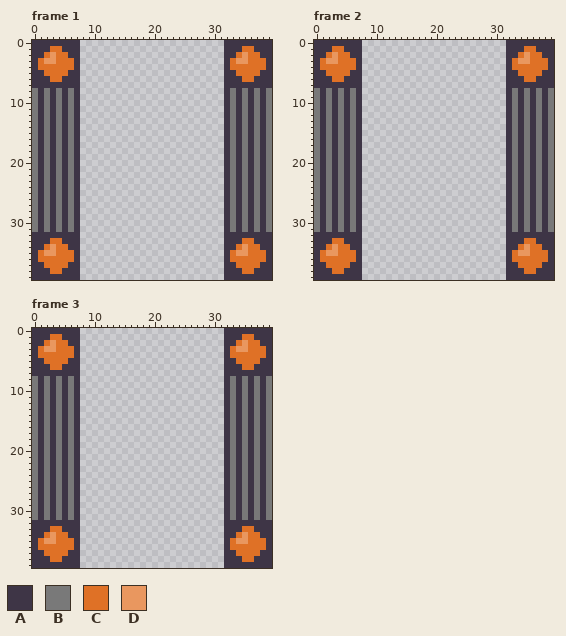
One commit to this pixel-art file: textures/belt.aseprite. Above is the file before it was changed.
40x40 pixels, 4 frames. Shown: frame 1, frame 2, frame 3. The commit also changed other frames, which this record leaves out.
Visible layers, top first: "choice_highlight", "choice".
Palette (. is transparent): A #3e3546  B #797979  C #df7126  D #e9975f
Pixels before, frame 1, first column x 0:
 0 AAAAAAAA........................AAAAAAAA
 1 AAACCAAA........................AAACCAAA
 2 AACDCCAA........................AACDCCAA
 3 ACDDCCCA........................ACDDCCCA
 4 ACCCCCCA........................ACCCCCCA
 5 AACCCCAA........................AACCCCAA
 6 AAACCAAA........................AAACCAAA
 7 AAAAAAAA........................AAAAAAAA
 8 BABABABA........................ABABABAB
 9 BABABABA........................ABABABAB
10 BABABABA........................ABABABAB
11 BABABABA........................ABABABAB
12 BABABABA........................ABABABAB
13 BABABABA........................ABABABAB
14 BABABABA........................ABABABAB
15 BABABABA........................ABABABAB
16 BABABABA........................ABABABAB
17 BABABABA........................ABABABAB
18 BABABABA........................ABABABAB
19 BABABABA........................ABABABAB
20 BABABABA........................ABABABAB
21 BABABABA........................ABABABAB
22 BABABABA........................ABABABAB
23 BABABABA........................ABABABAB
24 BABABABA........................ABABABAB
25 BABABABA........................ABABABAB
26 BABABABA........................ABABABAB
27 BABABABA........................ABABABAB
28 BABABABA........................ABABABAB
29 BABABABA........................ABABABAB
30 BABABABA........................ABABABAB
31 BABABABA........................ABABABAB
32 AAAAAAAA........................AAAAAAAA
33 AAACCAAA........................AAACCAAA
34 AACDCCAA........................AACDCCAA
35 ACDDCCCA........................ACDDCCCA
36 ACCCCCCA........................ACCCCCCA
37 AACCCCAA........................AACCCCAA
38 AAACCAAA........................AAACCAAA
39 AAAAAAAA........................AAAAAAAA
Pixels before, frame 2, first column x 0:
 0 AAAAAAAA........................AAAAAAAA
 1 AAACCAAA........................AAACCAAA
 2 AACDCCAA........................AACDCCAA
 3 ACDDCCCA........................ACDDCCCA
 4 ACCCCCCA........................ACCCCCCA
 5 AACCCCAA........................AACCCCAA
 6 AAACCAAA........................AAACCAAA
 7 AAAAAAAA........................AAAAAAAA
 8 BABABABA........................ABABABAB
 9 BABABABA........................ABABABAB
10 BABABABA........................ABABABAB
11 BABABABA........................ABABABAB
12 BABABABA........................ABABABAB
13 BABABABA........................ABABABAB
14 BABABABA........................ABABABAB
15 BABABABA........................ABABABAB
16 BABABABA........................ABABABAB
17 BABABABA........................ABABABAB
18 BABABABA........................ABABABAB
19 BABABABA........................ABABABAB
20 BABABABA........................ABABABAB
21 BABABABA........................ABABABAB
22 BABABABA........................ABABABAB
23 BABABABA........................ABABABAB
24 BABABABA........................ABABABAB
25 BABABABA........................ABABABAB
26 BABABABA........................ABABABAB
27 BABABABA........................ABABABAB
28 BABABABA........................ABABABAB
29 BABABABA........................ABABABAB
30 BABABABA........................ABABABAB
31 BABABABA........................ABABABAB
32 AAAAAAAA........................AAAAAAAA
33 AAACCAAA........................AAACCAAA
34 AACDCCAA........................AACDCCAA
35 ACDDCCCA........................ACDDCCCA
36 ACCCCCCA........................ACCCCCCA
37 AACCCCAA........................AACCCCAA
38 AAACCAAA........................AAACCAAA
39 AAAAAAAA........................AAAAAAAA
Pixels before, frame 3, first column x 0:
 0 AAAAAAAA........................AAAAAAAA
 1 AAACCAAA........................AAACCAAA
 2 AACDCCAA........................AACDCCAA
 3 ACDDCCCA........................ACDDCCCA
 4 ACCCCCCA........................ACCCCCCA
 5 AACCCCAA........................AACCCCAA
 6 AAACCAAA........................AAACCAAA
 7 AAAAAAAA........................AAAAAAAA
 8 BABABABA........................ABABABAB
 9 BABABABA........................ABABABAB
10 BABABABA........................ABABABAB
11 BABABABA........................ABABABAB
12 BABABABA........................ABABABAB
13 BABABABA........................ABABABAB
14 BABABABA........................ABABABAB
15 BABABABA........................ABABABAB
16 BABABABA........................ABABABAB
17 BABABABA........................ABABABAB
18 BABABABA........................ABABABAB
19 BABABABA........................ABABABAB
20 BABABABA........................ABABABAB
21 BABABABA........................ABABABAB
22 BABABABA........................ABABABAB
23 BABABABA........................ABABABAB
24 BABABABA........................ABABABAB
25 BABABABA........................ABABABAB
26 BABABABA........................ABABABAB
27 BABABABA........................ABABABAB
28 BABABABA........................ABABABAB
29 BABABABA........................ABABABAB
30 BABABABA........................ABABABAB
31 BABABABA........................ABABABAB
32 AAAAAAAA........................AAAAAAAA
33 AAACCAAA........................AAACCAAA
34 AACDCCAA........................AACDCCAA
35 ACDDCCCA........................ACDDCCCA
36 ACCCCCCA........................ACCCCCCA
37 AACCCCAA........................AACCCCAA
38 AAACCAAA........................AAACCAAA
39 AAAAAAAA........................AAAAAAAA
The same view after the edit:
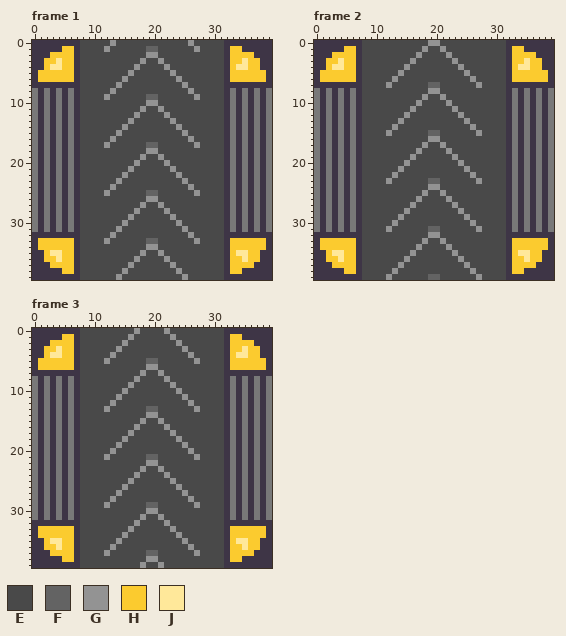
Colours new in this view: E #494949  F #636363  G #939393  H #fbcb2f  J #ffe89a
Commit message: [textures] improved belt choice texture
What changed:
layer "belt" now shown
layer "choice_highlight" now hidden
Changed rows in their new state; - is an unchanged pixel.
Frame 1:
first column x 1:
 0 -------EEEEEGEEEEEEEEEEEEGEEEEE-------
 1 --AAHH-EEEEGEEEEEEFFEEEEEEGEEEE-HHAA--
 2 -AHHHH-EEEEEEEEEEEGGEEEEEEEEEEE-HHHHA-
 3 AHHJHH-EEEEEEEEEEGEEGEEEEEEEEEE-HHJHHA
 4 AHJJHH-EEEEEEEEEGEEEEGEEEEEEEEE-HJJHHA
 5 HHHHHH-EEEEEEEEGEEEEEEGEEEEEEEE-HHHHHH
 6 HHHHHH-EEEEEEEGEEEEEEEEGEEEEEEE-HHHHHH
 7 -------EEEEEEGEEEEEEEEEEGEEEEEE-------
 8 -------EEEEEGEEEEEEEEEEEEGEEEEE-------
 9 -------EEEEGEEEEEEFFEEEEEEGEEEE-------
10 -------EEEEEEEEEEEGGEEEEEEEEEEE-------
11 -------EEEEEEEEEEGEEGEEEEEEEEEE-------
12 -------EEEEEEEEEGEEEEGEEEEEEEEE-------
13 -------EEEEEEEEGEEEEEEGEEEEEEEE-------
14 -------EEEEEEEGEEEEEEEEGEEEEEEE-------
15 -------EEEEEEGEEEEEEEEEEGEEEEEE-------
16 -------EEEEEGEEEEEEEEEEEEGEEEEE-------
17 -------EEEEGEEEEEEFFEEEEEEGEEEE-------
18 -------EEEEEEEEEEEGGEEEEEEEEEEE-------
19 -------EEEEEEEEEEGEEGEEEEEEEEEE-------
20 -------EEEEEEEEEGEEEEGEEEEEEEEE-------
21 -------EEEEEEEEGEEEEEEGEEEEEEEE-------
22 -------EEEEEEEGEEEEEEEEGEEEEEEE-------
23 -------EEEEEEGEEEEEEEEEEGEEEEEE-------
24 -------EEEEEGEEEEEEEEEEEEGEEEEE-------
25 -------EEEEGEEEEEEFFEEEEEEGEEEE-------
26 -------EEEEEEEEEEEGGEEEEEEEEEEE-------
27 -------EEEEEEEEEEGEEGEEEEEEEEEE-------
28 -------EEEEEEEEEGEEEEGEEEEEEEEE-------
29 -------EEEEEEEEGEEEEEEGEEEEEEEE-------
30 -------EEEEEEEGEEEEEEEEGEEEEEEE-------
31 -------EEEEEEGEEEEEEEEEEGEEEEEE-------
32 -------EEEEEGEEEEEEEEEEEEGEEEEE-------
33 HHHHHH-EEEEGEEEEEEFFEEEEEEGEEEE-HHHHHH
34 HHHHHH-EEEEEEEEEEEGGEEEEEEEEEEE-HHHHHH
35 AHJJHH-EEEEEEEEEEGEEGEEEEEEEEEE-HJJHHA
36 AHHJHH-EEEEEEEEEGEEEEGEEEEEEEEE-HHJHHA
37 -AHHHH-EEEEEEEEGEEEEEEGEEEEEEEE-HHHHA-
38 --AAHH-EEEEEEEGEEEEEEEEGEEEEEEE-HHAA--
39 -------EEEEEEGEEEEEEEEEEGEEEEEE-------
Frame 2:
first column x 1:
 0 -------EEEEEEEEEEEGGEEEEEEEEEEE-------
 1 --AAHH-EEEEEEEEEEGEEGEEEEEEEEEE-HHAA--
 2 -AHHHH-EEEEEEEEEGEEEEGEEEEEEEEE-HHHHA-
 3 AHHJHH-EEEEEEEEGEEEEEEGEEEEEEEE-HHJHHA
 4 AHJJHH-EEEEEEEGEEEEEEEEGEEEEEEE-HJJHHA
 5 HHHHHH-EEEEEEGEEEEEEEEEEGEEEEEE-HHHHHH
 6 HHHHHH-EEEEEGEEEEEEEEEEEEGEEEEE-HHHHHH
 7 -------EEEEGEEEEEEFFEEEEEEGEEEE-------
 8 -------EEEEEEEEEEEGGEEEEEEEEEEE-------
 9 -------EEEEEEEEEEGEEGEEEEEEEEEE-------
10 -------EEEEEEEEEGEEEEGEEEEEEEEE-------
11 -------EEEEEEEEGEEEEEEGEEEEEEEE-------
12 -------EEEEEEEGEEEEEEEEGEEEEEEE-------
13 -------EEEEEEGEEEEEEEEEEGEEEEEE-------
14 -------EEEEEGEEEEEEEEEEEEGEEEEE-------
15 -------EEEEGEEEEEEFFEEEEEEGEEEE-------
16 -------EEEEEEEEEEEGGEEEEEEEEEEE-------
17 -------EEEEEEEEEEGEEGEEEEEEEEEE-------
18 -------EEEEEEEEEGEEEEGEEEEEEEEE-------
19 -------EEEEEEEEGEEEEEEGEEEEEEEE-------
20 -------EEEEEEEGEEEEEEEEGEEEEEEE-------
21 -------EEEEEEGEEEEEEEEEEGEEEEEE-------
22 -------EEEEEGEEEEEEEEEEEEGEEEEE-------
23 -------EEEEGEEEEEEFFEEEEEEGEEEE-------
24 -------EEEEEEEEEEEGGEEEEEEEEEEE-------
25 -------EEEEEEEEEEGEEGEEEEEEEEEE-------
26 -------EEEEEEEEEGEEEEGEEEEEEEEE-------
27 -------EEEEEEEEGEEEEEEGEEEEEEEE-------
28 -------EEEEEEEGEEEEEEEEGEEEEEEE-------
29 -------EEEEEEGEEEEEEEEEEGEEEEEE-------
30 -------EEEEEGEEEEEEEEEEEEGEEEEE-------
31 -------EEEEGEEEEEEFFEEEEEEGEEEE-------
32 -------EEEEEEEEEEEGGEEEEEEEEEEE-------
33 HHHHHH-EEEEEEEEEEGEEGEEEEEEEEEE-HHHHHH
34 HHHHHH-EEEEEEEEEGEEEEGEEEEEEEEE-HHHHHH
35 AHJJHH-EEEEEEEEGEEEEEEGEEEEEEEE-HJJHHA
36 AHHJHH-EEEEEEEGEEEEEEEEGEEEEEEE-HHJHHA
37 -AHHHH-EEEEEEGEEEEEEEEEEGEEEEEE-HHHHA-
38 --AAHH-EEEEEGEEEEEEEEEEEEGEEEEE-HHAA--
39 -------EEEEGEEEEEEFFEEEEEEGEEEE-------
Frame 3:
first column x 1:
 0 -------EEEEEEEEEGEEEEGEEEEEEEEE-------
 1 --AAHH-EEEEEEEEGEEEEEEGEEEEEEEE-HHAA--
 2 -AHHHH-EEEEEEEGEEEEEEEEGEEEEEEE-HHHHA-
 3 AHHJHH-EEEEEEGEEEEEEEEEEGEEEEEE-HHJHHA
 4 AHJJHH-EEEEEGEEEEEEEEEEEEGEEEEE-HJJHHA
 5 HHHHHH-EEEEGEEEEEEFFEEEEEEGEEEE-HHHHHH
 6 HHHHHH-EEEEEEEEEEEGGEEEEEEEEEEE-HHHHHH
 7 -------EEEEEEEEEEGEEGEEEEEEEEEE-------
 8 -------EEEEEEEEEGEEEEGEEEEEEEEE-------
 9 -------EEEEEEEEGEEEEEEGEEEEEEEE-------
10 -------EEEEEEEGEEEEEEEEGEEEEEEE-------
11 -------EEEEEEGEEEEEEEEEEGEEEEEE-------
12 -------EEEEEGEEEEEEEEEEEEGEEEEE-------
13 -------EEEEGEEEEEEFFEEEEEEGEEEE-------
14 -------EEEEEEEEEEEGGEEEEEEEEEEE-------
15 -------EEEEEEEEEEGEEGEEEEEEEEEE-------
16 -------EEEEEEEEEGEEEEGEEEEEEEEE-------
17 -------EEEEEEEEGEEEEEEGEEEEEEEE-------
18 -------EEEEEEEGEEEEEEEEGEEEEEEE-------
19 -------EEEEEEGEEEEEEEEEEGEEEEEE-------
20 -------EEEEEGEEEEEEEEEEEEGEEEEE-------
21 -------EEEEGEEEEEEFFEEEEEEGEEEE-------
22 -------EEEEEEEEEEEGGEEEEEEEEEEE-------
23 -------EEEEEEEEEEGEEGEEEEEEEEEE-------
24 -------EEEEEEEEEGEEEEGEEEEEEEEE-------
25 -------EEEEEEEEGEEEEEEGEEEEEEEE-------
26 -------EEEEEEEGEEEEEEEEGEEEEEEE-------
27 -------EEEEEEGEEEEEEEEEEGEEEEEE-------
28 -------EEEEEGEEEEEEEEEEEEGEEEEE-------
29 -------EEEEGEEEEEEFFEEEEEEGEEEE-------
30 -------EEEEEEEEEEEGGEEEEEEEEEEE-------
31 -------EEEEEEEEEEGEEGEEEEEEEEEE-------
32 -------EEEEEEEEEGEEEEGEEEEEEEEE-------
33 HHHHHH-EEEEEEEEGEEEEEEGEEEEEEEE-HHHHHH
34 HHHHHH-EEEEEEEGEEEEEEEEGEEEEEEE-HHHHHH
35 AHJJHH-EEEEEEGEEEEEEEEEEGEEEEEE-HJJHHA
36 AHHJHH-EEEEEGEEEEEEEEEEEEGEEEEE-HHJHHA
37 -AHHHH-EEEEGEEEEEEFFEEEEEEGEEEE-HHHHA-
38 --AAHH-EEEEEEEEEEEGGEEEEEEEEEEE-HHAA--
39 -------EEEEEEEEEEGEEGEEEEEEEEEE-------
Where, in picture pixels (left, top, right, bottom), the same in both pictures:
changed: (38, 40, 266, 280)
changed: (320, 40, 548, 280)
changed: (38, 328, 266, 568)
